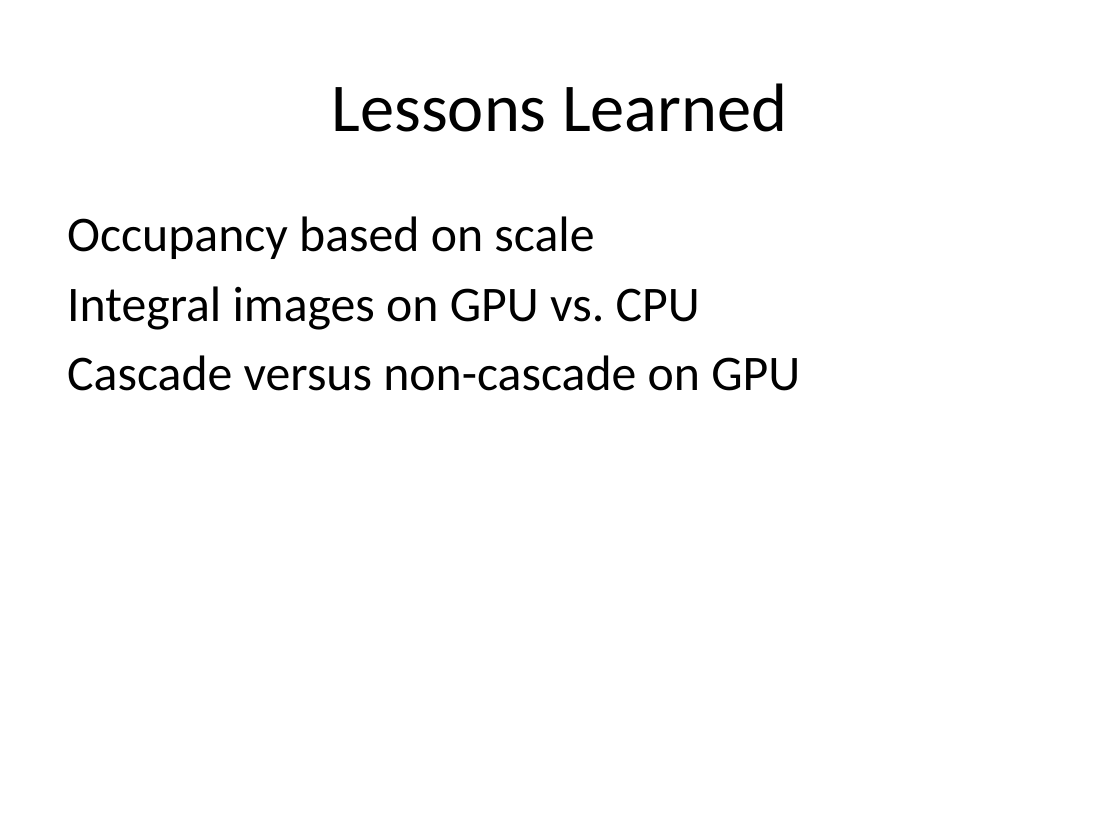
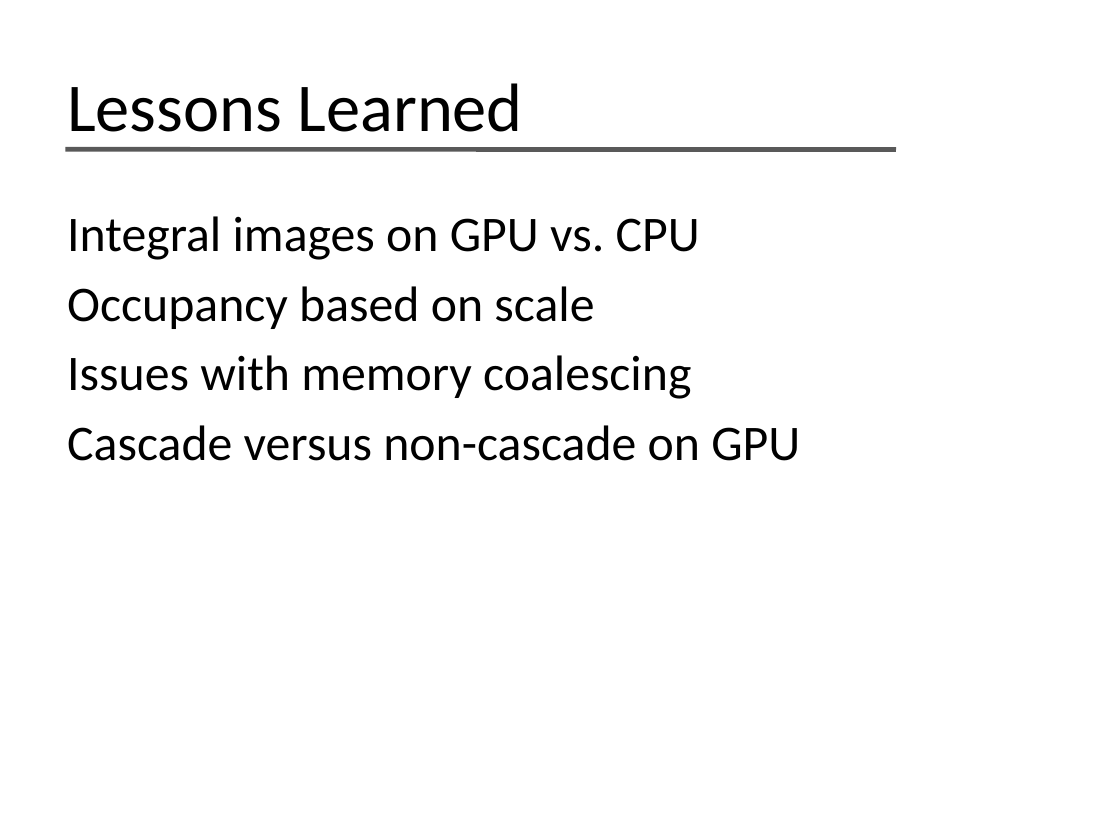
Before and after one commit to phil-monroe/EEC-277---GPU-Face-Detect, a slide deck: slide 9 of presentation/Face Detection on the GPU.pptx. Drawn at 1120x840 pixels with LibreOffice and Linux fonts; fonts in the diff are those of the drawing. Boxes give left, top, right and bottom in pixels: in the first picture for what was removed or moved away, otherwise in the second. Text is boxed around its words. In the diff, an @@ line names an element or a change of style, - is before the commit and + after.

```diff
--- a/presentation/Face Detection on the GPU.pptx
+++ b/presentation/Face Detection on the GPU.pptx
@@ title "Lessons Learned" at <box>67,83,523,132</box>: alignment centre to left @@
@@ line added from (65, 149) to (896, 150), #595959 3 pt @@
@@ text at <box>67,216,700,260</box>: paragraph added @@
+Integral images on GPU vs. CPU
@@ text at <box>67,355,691,399</box>: text changed @@
-Integral images on GPU vs. CPU
+Issues with memory coalescing
```
Also in this commit, not shown: 7 other slides changed, 5 slides added, 3 other files.
